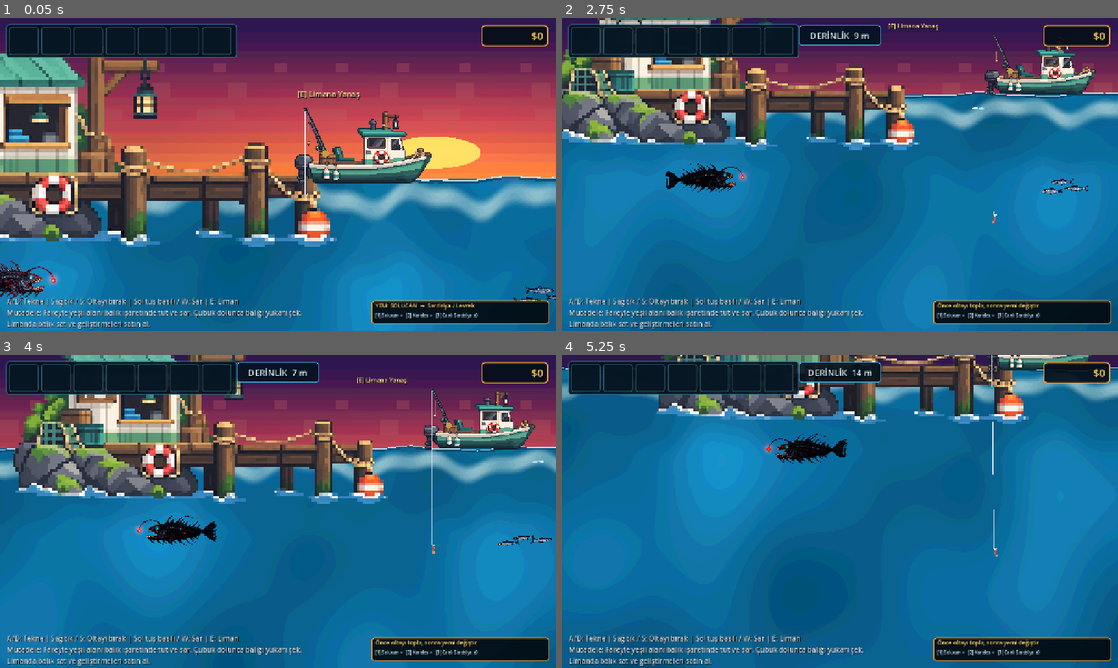
Above: before the commit, frames 1-4 (two rows, left to right).
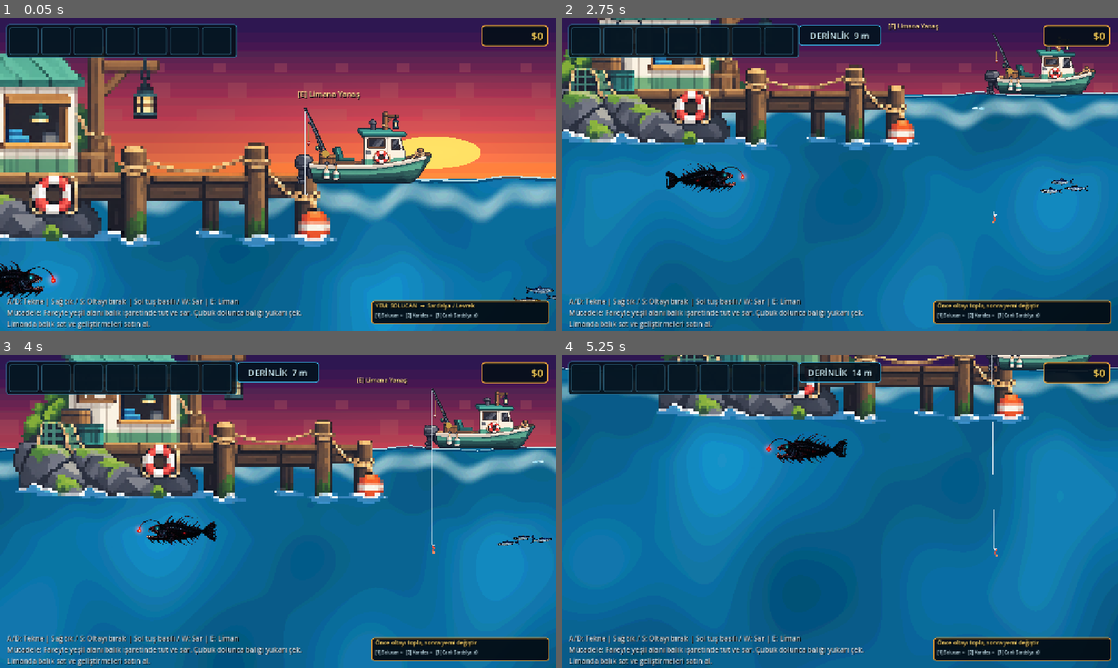
Above: after the commit, the same moments.

Repository: mirackayademir/TinyFisher
Game: Godot game, scene res://scenes/world.tscn
Same seed, same stepped clock (60 frames per second), same inputs: the game is played once before the commit and once after it.
Inputs (mouse positions are in pixels of both pictures, inside the frame that each line leads up to):
- Up to frame 1 (0.05 s): no input
- Up to frame 2 (2.75 s): tap Enter at 0.5 s; move the mouse to (962, 158) at 0.52 s; hold D (move_right) 0.53-1.28 s; tap E (dock) at 0.6 s; click (962, 158) at 0.67 s; move the mouse to (728, 190) at 1.27 s; hold S 1.28-2.03 s; tap 1 at 1.35 s; move the mouse to (895, 105) at 2.02 s; hold D (move_right) from 2.03 s (still down); tap 2 at 2.1 s
- Up to frame 3 (4 s): move the mouse to (250, 574) at 2.77 s; release D (move_right) at 2.78 s; hold W 2.78-3.53 s; tap 3 at 2.85 s; click (250, 574) at 2.92 s; move the mouse to (444, 558) at 3.52 s; hold A (move_left) from 3.53 s (still down); tap E (dock) at 3.6 s
- Up to frame 4 (5.25 s): move the mouse to (673, 464) at 4.27 s; tap 1 at 4.35 s; move the mouse to (867, 511) at 5.02 s; release A (move_left) at 5.03 s; hold S from 5.03 s (still down); tap 2 at 5.1 s; click (867, 511) at 5.17 s

The runs differ from the first frame. In frame 1, 0.5% of the frame differs, in the area x 0-10%, y 77-90%; in frame 2, less than 0.1%; in frame 3, less than 0.1%; in frame 4, nothing differs.

Commit message:
Add Leviathan bait detection and approach behavior

Diff:
--- a/scenes/abyssal_leviathan_runtime.gd
+++ b/scenes/abyssal_leviathan_runtime.gd
@@ -1,27 +1,44 @@
 extends Node
 
-# Leviathan kontrolu artik ikinci bir balik spawn ETMEZ.
-# ApprovedFishArt tarafindan ekranda gercekten gorunen LeviathanVisualTest Sprite2D'sini bulur
-# ve animasyonu direkt ona uygular. Boylece degisiklikler gorunmeyen/ikinci Leviathan'a gitmez.
+# Leviathan kontrolu ikinci bir balik spawn ETMEZ.
+# Ekranda gercekten gorunen LeviathanVisualTest Sprite2D'sini hedefler.
+# 8A: Yem algilama + yeme dogru yonelme. Isirma/boss mucadelesi HENUZ yok.
 
 const LEVIATHAN_NODE_NAME: String = "LeviathanVisualTest"
 const LEVIATHAN_SWIM_SHADER: Shader = preload("res://shaders/leviathan_swim.gdshader")
 const RETRY_SECONDS: float = 0.20
 
+const BAIT_SHRIMP: String = "Karides"
+const BAIT_LIVE_SARDINE: String = "Canlı Sardalya"
+
+const SHRIMP_DETECTION_RADIUS: float = 430.0
+const LIVE_SARDINE_DETECTION_RADIUS: float = 720.0
+const SHRIMP_HUNT_SPEED: float = 54.0
+const LIVE_SARDINE_HUNT_SPEED: float = 82.0
+const STOP_DISTANCE: float = 135.0
+const RETURN_SPEED: float = 115.0
+
 var _leviathan_sprite: Sprite2D = null
 var _retry_timer: float = 0.0
 var _material_applied: bool = false
 
+var _hunt_override_active: bool = false
+var _hunt_position: Vector2 = Vector2.ZERO
+var _detected_bait: String = ""
+
 
 func _ready() -> void:
 	process_mode = Node.PROCESS_MODE_ALWAYS
-	print("LEVIATHAN CONTROLLER V8: VISIBLE SPRITE TARGET MODE")
+	# ApprovedFishArt priority=100. Biz sonra calisip gorunen sprite'a son hareketi uygulariz.
+	process_priority = 200
+	print("LEVIATHAN CONTROLLER V9: STEP 8A BAIT DETECTION")
 
 
 func _process(delta: float) -> void:
 	if is_instance_valid(_leviathan_sprite):
 		if not _material_applied:
 			_apply_visible_leviathan_material()
+		_update_bait_detection(delta)
 		return
 
 	_retry_timer -= delta
@@ -42,7 +59,9 @@
 
 	_leviathan_sprite = sprite
 	_material_applied = false
-	print("LEVIATHAN V8 HEDEF BULUNDU: ", _leviathan_sprite.get_path())
+	_hunt_override_active = false
+	_detected_bait = ""
+	print("LEVIATHAN V9 HEDEF BULUNDU: ", _leviathan_sprite.get_path())
 	_apply_visible_leviathan_material()
 
 
@@ -52,13 +71,129 @@
 
 	var material: ShaderMaterial = ShaderMaterial.new()
 	material.shader = LEVIATHAN_SWIM_SHADER
-
-	# Ilk testte hareket bilerek belirgin. Calistigini gordukten sonra dogallastiririz.
 	material.set_shader_parameter("tail_strength", 0.060)
 	material.set_shader_parameter("tail_speed", 3.0)
 	material.set_shader_parameter("body_strength", 0.018)
 
 	_leviathan_sprite.material = material
 	_material_applied = true
+	print("LEVIATHAN V9 ANIMASYON GORUNEN SPRITE'A UYGULANDI")
 
-	print("LEVIATHAN V8 ANIMASYON DIREKT GORUNEN SPRITE'A UYGULANDI")
+
+func _update_bait_detection(delta: float) -> void:
+	if not is_instance_valid(_leviathan_sprite):
+		return
+
+	var root: Node = get_tree().current_scene
+	if root == null:
+		return
+
+	var hook: Area2D = root.get_node_or_null("Boat/Hook") as Area2D
+	var bait_system: Node = get_node_or_null("/root/DeepSeaAtmosphere")
+	if hook == null or bait_system == null:
+		_return_to_patrol(delta)
+		return
+
+	var deployed: bool = bool(hook.get("deployed"))
+	var hooked_fish: Variant = hook.get("hooked_fish")
+	var selected_bait: String = String(bait_system.get("selected_bait"))
+
+	if not deployed or hooked_fish != null:
+		_return_to_patrol(delta)
+		return
+
+	var detection_radius: float = _get_detection_radius(selected_bait)
+	var hunt_speed: float = _get_hunt_speed(selected_bait)
+	if detection_radius <= 0.0 or hunt_speed <= 0.0:
+		_return_to_patrol(delta)
+		return
+
+	var current_position: Vector2 = _hunt_position if _hunt_override_active else _leviathan_sprite.global_position
+	var to_bait: Vector2 = hook.global_position - current_position
+	var distance: float = to_bait.length()
+
+	# Bir kez algiladiktan sonra yem sinirin biraz disina ciksa bile hemen vazgecmez.
+	var active_radius: float = detection_radius * (1.22 if _hunt_override_active else 1.0)
+	if distance > active_radius:
+		_return_to_patrol(delta)
+		return
+
+	if not _hunt_override_active:
+		_hunt_override_active = true
+		_hunt_position = _leviathan_sprite.global_position
+		_detected_bait = selected_bait
+		print("LEVIATHAN YEM ALGILADI: ", selected_bait, " mesafe=", int(distance))
+	elif _detected_bait != selected_bait:
+		_detected_bait = selected_bait
+		print("LEVIATHAN YEM DEGISTI: ", selected_bait)
+
+	# 8A'da sadece yaklasir ve yemin onunde durur. Isirma 9. maddede gelecek.
+	if distance > STOP_DISTANCE:
+		var travel: float = minf(hunt_speed * delta, distance - STOP_DISTANCE)
+		_hunt_position += to_bait.normalized() * travel
+
+	var final_to_bait: Vector2 = hook.global_position - _hunt_position
+	_leviathan_sprite.global_position = _hunt_position
+
+	# Kafayi yeme cevir.
+	if absf(final_to_bait.x) > 3.0:
+		_leviathan_sprite.flip_h = final_to_bait.x > 0.0
+
+	# Yeme dogru cok hafif dalis/yukselis acisi.
+	_leviathan_sprite.rotation = clampf(final_to_bait.y * 0.00065, -0.075, 0.075)
+
+	# Av modunda kuyruk biraz hizlanir; oyuncu algilamayi gozle de fark eder.
+	_set_hunt_shader_state(true)
+
+
+func _return_to_patrol(delta: float) -> void:
+	if not _hunt_override_active or not is_instance_valid(_leviathan_sprite):
+		_set_hunt_shader_state(false)
+		return
+
+	# ApprovedFishArt bu frame normal devriye konumunu zaten hesaplayip sprite'a yazdi.
+	# O konumu hedef alip av modundan yumusakca cikiyoruz.
+	var patrol_position: Vector2 = _leviathan_sprite.global_position
+	_hunt_position = _hunt_position.move_toward(patrol_position, RETURN_SPEED * delta)
+	_leviathan_sprite.global_position = _hunt_position
+
+	if _hunt_position.distance_to(patrol_position) <= 4.0:
+		_hunt_override_active = false
+		_detected_bait = ""
+		_set_hunt_shader_state(false)
+		print("LEVIATHAN YEMI KAYBETTI: DEVRİYEYE DONDU")
+
+
+func _get_detection_radius(bait: String) -> float:
+	match bait:
+		BAIT_SHRIMP:
+			return SHRIMP_DETECTION_RADIUS
+		BAIT_LIVE_SARDINE:
+			return LIVE_SARDINE_DETECTION_RADIUS
+		_:
+			return 0.0
+
+
+func _get_hunt_speed(bait: String) -> float:
+	match bait:
+		BAIT_SHRIMP:
+			return SHRIMP_HUNT_SPEED
+		BAIT_LIVE_SARDINE:
+			return LIVE_SARDINE_HUNT_SPEED
+		_:
+			return 0.0
+
+
+func _set_hunt_shader_state(hunting: bool) -> void:
+	if not is_instance_valid(_leviathan_sprite):
+		return
+	var material: ShaderMaterial = _leviathan_sprite.material as ShaderMaterial
+	if material == null:
+		return
+
+	if hunting:
+		material.set_shader_parameter("tail_strength", 0.070)
+		material.set_shader_parameter("tail_speed", 4.0)
+	else:
+		material.set_shader_parameter("tail_strength", 0.060)
+		material.set_shader_parameter("tail_speed", 3.0)
